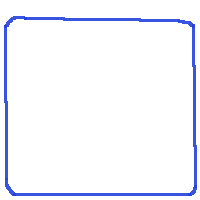
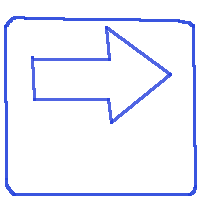
Before/after of a w=200, h=200 layered artwork. What changed in the layer stack:
painted on "cartel" over left=31, top=26, right=172, bottom=124
